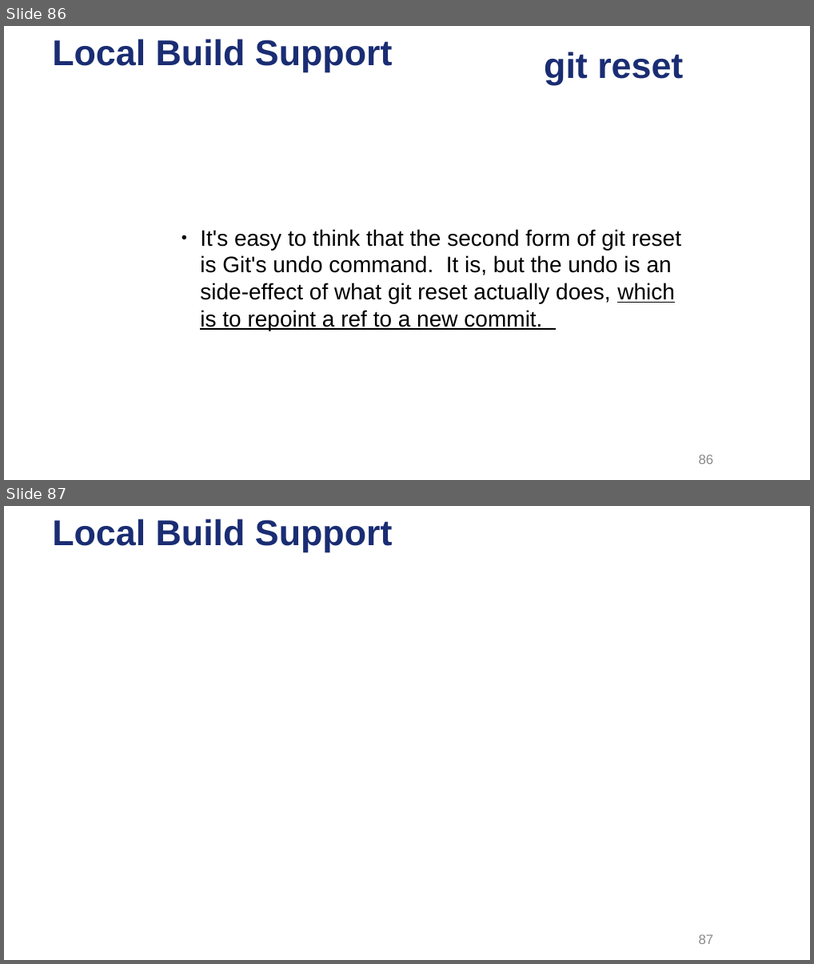
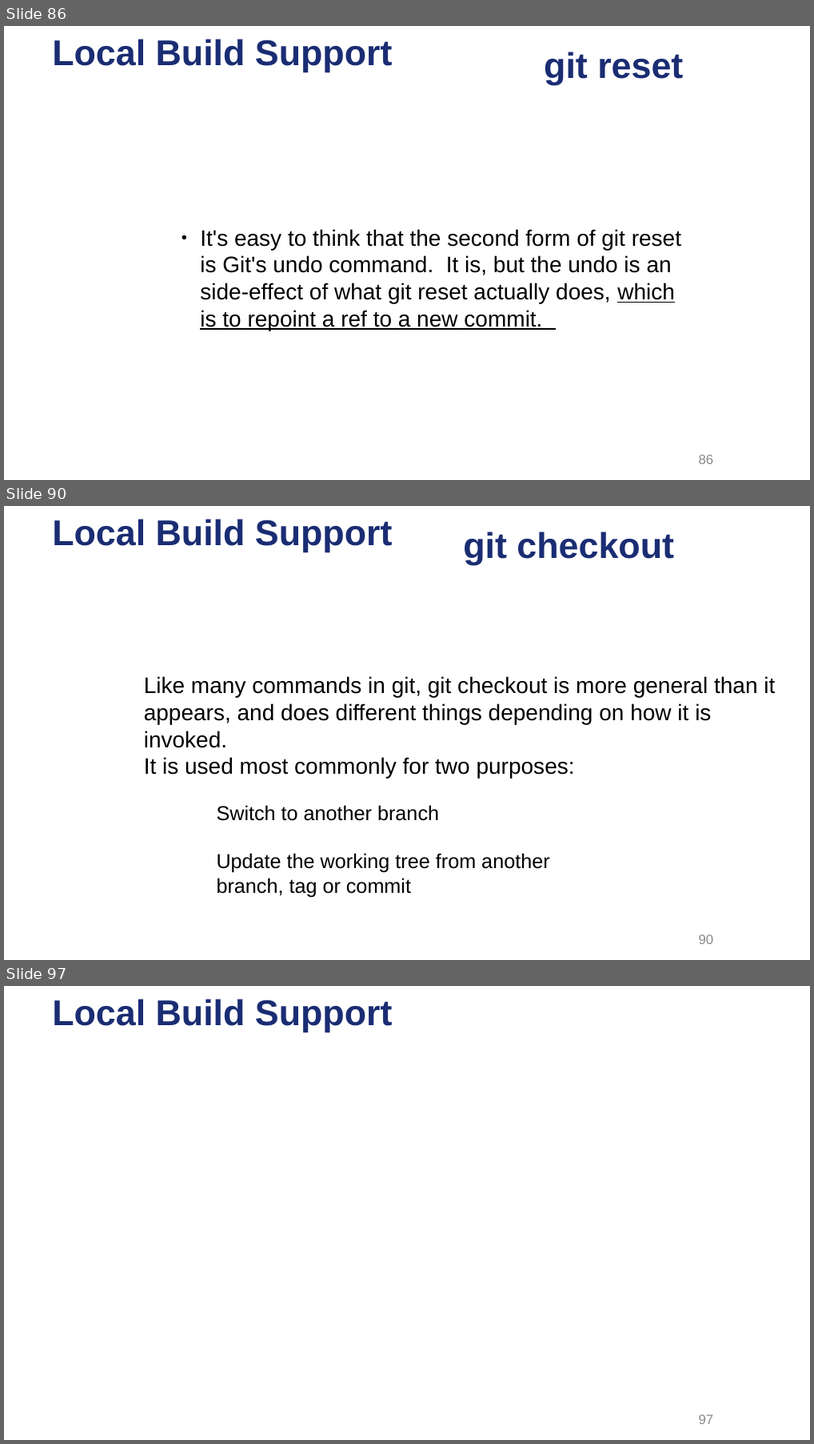
Before and after one commit to ysgard/git-presentation, a slide deck: Dive into Git.odp. Shown one above the other, each under a label of ours: slides 86 and 87 before the commit, slides 86, 90 and 97 after it; the slides between them are not shown. The pictures are 814x964 and 814x1444 pixels, drawn with LibreOffice and Linux fonts; fonts in the diff are those of the drawing; background and template pictures are left out. Boxes give left, top, right and bottom in pixels: in the first picture for what was removed or moved away, otherwise in the second. Text is boxed around its words. In the diff, an @@ line names an element or a change of style, - is before the commit and + after.

Commit message:
Up to checkout

```diff
--- a/Dive into Git.odp
+++ b/Dive into Git.odp
@@ slide 90 added at <box>4,506,810,960</box>, background picture (left out); not listed: 1 template element that a slide beside it also shows @@
@@ title added at <box>463,532,674,565</box>, 32 pt, text #1A2D73, bold @@
+git checkout
@@ text added at <box>144,676,775,778</box>, 20 pt, text #000000 @@
+● Like many commands in git, git checkout is more general than it appears, and does different things depending on how it is invoked.
+● It is used most commonly for two purposes:
@@ text added at <box>217,805,550,897</box>, 18 pt, text #000000 @@
+● Switch to another branch
+● Update the working tree from another branch, tag or commit
@@ page number added at <box>699,935,714,944</box>, 12 pt, text #898989 @@
+90
@@ what was slide 87 is now slide 97 @@
```
Also in this commit, not shown: 3 slides changed, 10 other slides added, 1 slide removed, 10 other files.
